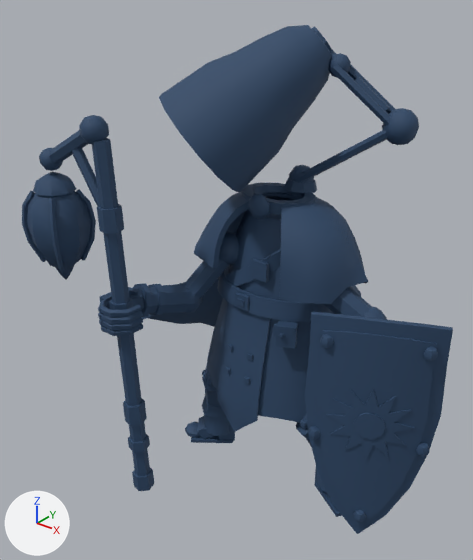
Two versions of the glTF model assets/models/lamp/lamp_warden.glb, one commit apart.
Rendered twice from a camera (50 mm lens) standing at (0.717, -1.051, 1.102) and looking at (-0.086, -0.047, 0.479). The axes (+X, +Y, +Z) are drawn at lower left. The lights are the same throughout. The first picture is the older version. Vertices at exactly the same position are counted once.

Script lines for the objects in view, before the commit:
```python
me_lampwarden = bpy.data.meshes.new('LampWarden')
me_lampwarden.from_pydata(...)  # 4534 vertices, 8580 faces; spans x -0.56..0.412, y -0.35..0.3, z 0.0..0.998
me_lampwarden.materials.append(mat_lampwarden)
ob_lampwarden = bpy.data.objects.new('LampWarden', me_lampwarden)
ob_lampwarden.location = (0.0, 0.0, 0.0)
```
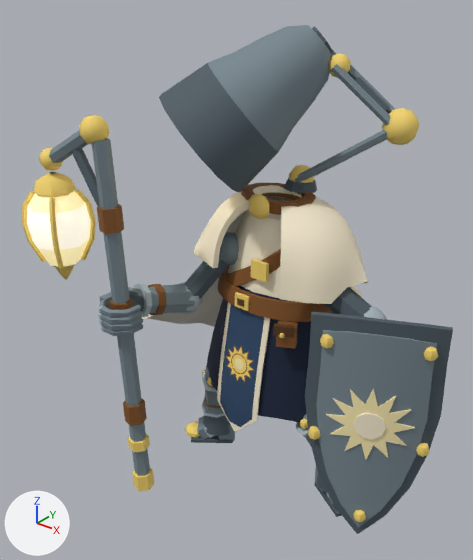
Diff of the bpy script that builds the scene:
```diff
--- a/assets/models/lamp/lamp_warden.glb.py
+++ b/assets/models/lamp/lamp_warden.glb.py
@@ me_lampwarden @@
 # used by ob_lampwarden; location = (0.0, 0.0, 0.0)
-me_lampwarden.from_pydata(...)  # 4534 vertices, 8580 faces; spans x -0.56..0.412, y -0.35..0.3, z 0.0..0.998
+me_lampwarden.from_pydata(...)  # 4502 vertices, 8532 faces; spans x -0.56..0.412, y -0.35..0.3, z 0.0..0.998
+# me_lampwarden part 1: 8532 kept faces spanning x -0.56..0.412, y -0.35..0.3, z 0.0..0.998 get new texture (UV) coordinates
+# edits to the shape of me_lampwarden do not show in these pictures
 me_lampwarden.materials.append(mat_lampwarden)
```

Boxes (x1, y1, x2, y2) around the edits, measured in the pictures (473 x 560 px):
part 1 of me_lampwarden, surface changed (lighter): (22, 25, 453, 534) in both
